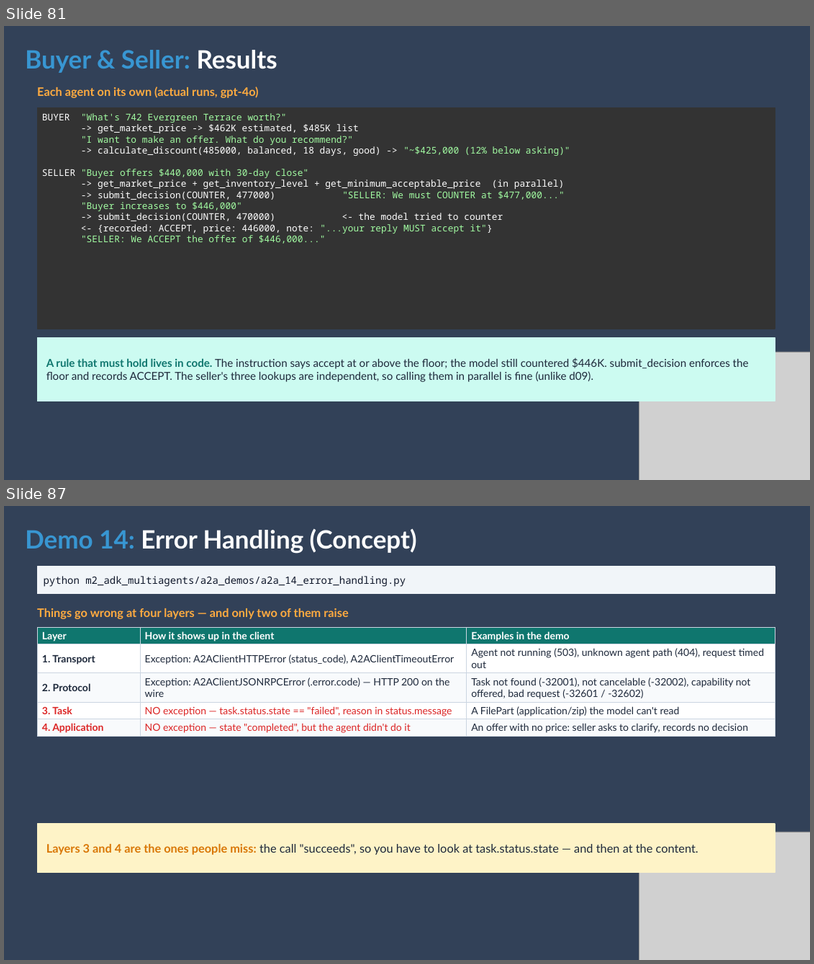
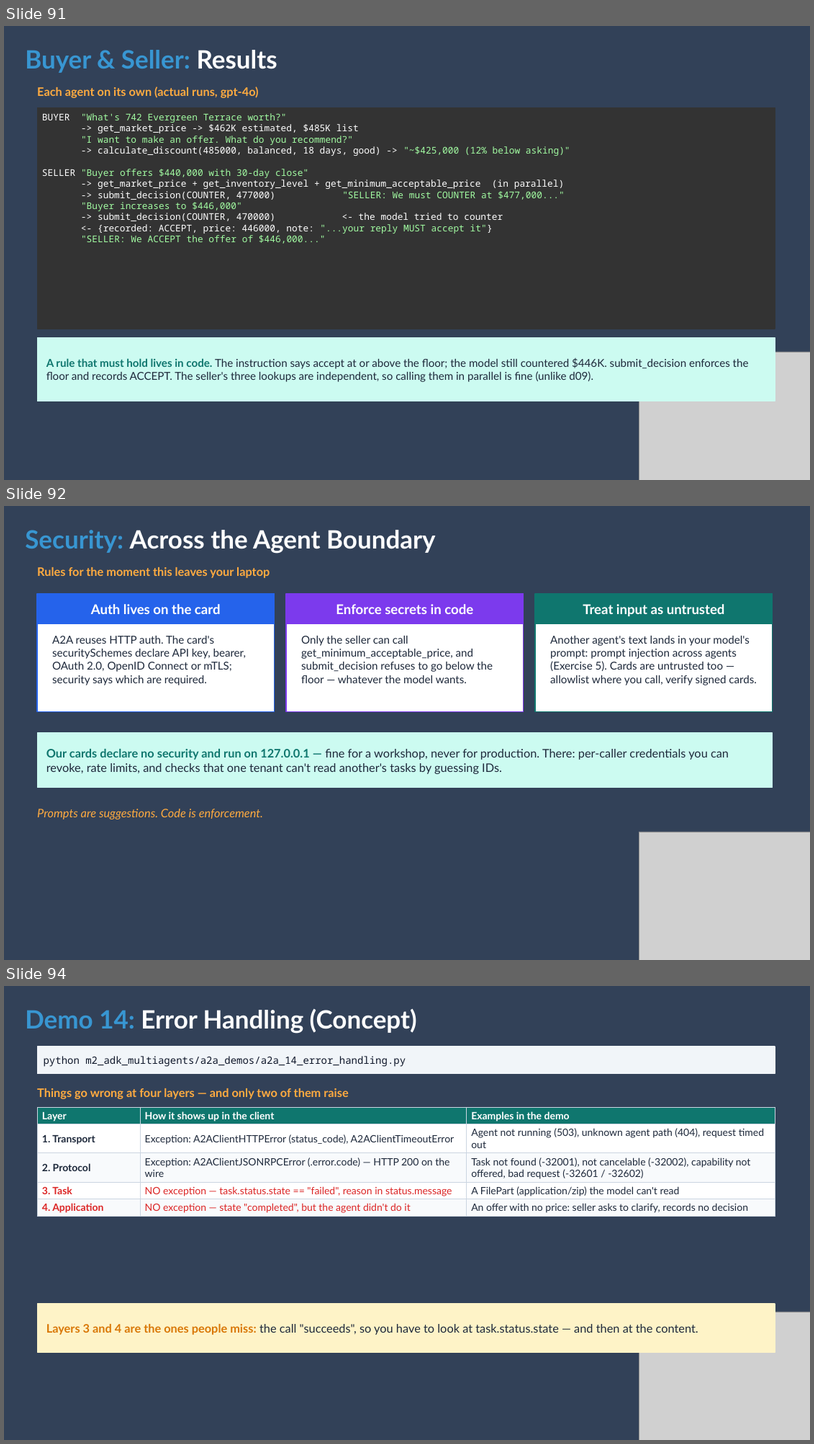
Before and after one commit to jeev1992/real-estate-negotiation-simulator, a slide deck: Week 6 _ Agent Communication Protocols_ MCP, A2A, and Google ADK.pptx. Shown one above the other, each under a label of ours: slides 81 and 87 before the commit, slides 91, 92 and 94 after it; the slides between them are not shown. The pictures are 814x964 and 814x1444 pixels, drawn with LibreOffice and Linux fonts; fonts in the diff are those of the drawing; grey boxes stand for pictures. Boxes give left, top, right and bottom in pixels: in the first picture for what was removed or moved away, otherwise in the second. Text is boxed around its words. In the diff, an @@ line names an element or a change of style, - is before the commit and + after.

```diff
--- a/Week 6 _ Agent Communication Protocols_ MCP, A2A, and Google ADK.pptx
+++ b/Week 6 _ Agent Communication Protocols_ MCP, A2A, and Google ADK.pptx
@@ slide 92 added at (x1=4, y1=506, x2=810, y2=960), background #324158 @@
@@ text added at (x1=25, y1=530, x2=435, y2=554), 30 pt, text #FFFFFF, bold @@
+Security: Across the Agent Boundary
@@ text added at (x1=37, y1=567, x2=270, y2=578), 14 pt, text #FFAB40, bold @@
+Rules for the moment this leaves your laptop
@@ rectangle added at (x1=37, y1=594, x2=275, y2=712), fill #FFFFFF, outline #2563EB 1.5 pt @@
@@ rectangle added at (x1=37, y1=594, x2=275, y2=624), fill #2563EB, outline #2563EB 1 pt @@
@@ text added at (x1=91, y1=604, x2=221, y2=614), 16 pt, text #FFFFFF, bold @@
+Auth lives on the card
@@ rectangle added at (x1=286, y1=594, x2=524, y2=712), fill #FFFFFF, outline #7C3AED 1.5 pt @@
@@ rectangle added at (x1=286, y1=594, x2=524, y2=624), fill #7C3AED, outline #7C3AED 1 pt @@
@@ text added at (x1=336, y1=604, x2=473, y2=614), 16 pt, text #FFFFFF, bold @@
+Enforce secrets in code
@@ rectangle added at (x1=536, y1=594, x2=773, y2=712), fill #FFFFFF, outline #0F766E 1.5 pt @@
@@ rectangle added at (x1=536, y1=594, x2=773, y2=624), fill #0F766E, outline #0F766E 1 pt @@
@@ text added at (x1=583, y1=604, x2=725, y2=616), 16 pt, text #FFFFFF, bold @@
+Treat input as untrusted
@@ text added at (x1=52, y1=636, x2=247, y2=685), 13 pt, text #1E293B @@
+A2A reuses HTTP auth. The card's securitySchemes declare API key, bearer, OAuth 2.0, OpenID Connect or mTLS; security says which are required.
@@ text added at (x1=301, y1=636, x2=493, y2=683), 13 pt, text #1E293B @@
+Only the seller can call get_minimum_acceptable_price, and submit_decision refuses to go below the floor — whatever the model wants.
@@ text added at (x1=550, y1=636, x2=757, y2=685), 13 pt, text #1E293B @@
+Another agent's text lands in your model's prompt: prompt injection across agents (Exercise 5). Cards are untrusted too — allowlist where you call, verify signed cards.
@@ rectangle added at (x1=37, y1=733, x2=773, y2=788), fill #CCFBF1, outline #CCFBF1 1 pt @@
@@ text added at (x1=46, y1=749, x2=729, y2=774), 14 pt, text #1E293B @@
+Our cards declare no security and run on 127.0.0.1 — fine for a workshop, never for production. There: per-caller credentials you can revoke, rate limits, and checks that one tenant can't read another's tasks by guessing IDs.
@@ text added at (x1=37, y1=808, x2=263, y2=819), 14 pt, text #FFAB40, italic @@
+Prompts are suggestions. Code is enforcement.
@@ picture added at (x1=640, y1=831, x2=810, y2=960) @@
@@ what was slide 81 is now slide 91 @@
@@ what was slide 87 is now slide 94 @@
```
Also in this commit, not shown: 2 slides changed, 6 other slides added, 21 other files.
